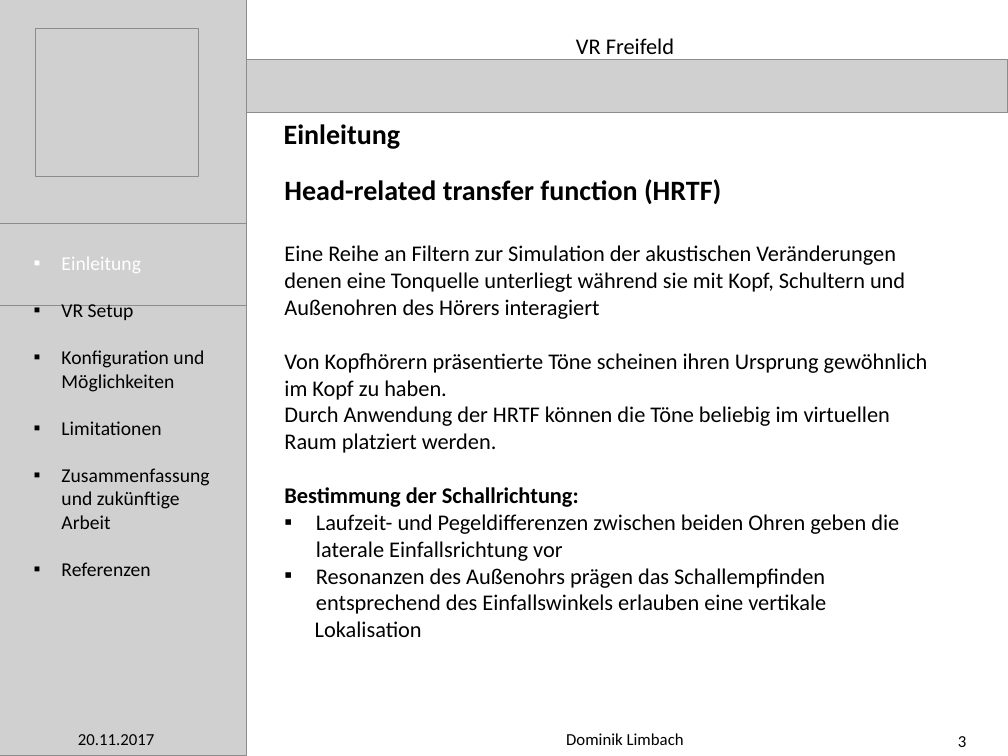
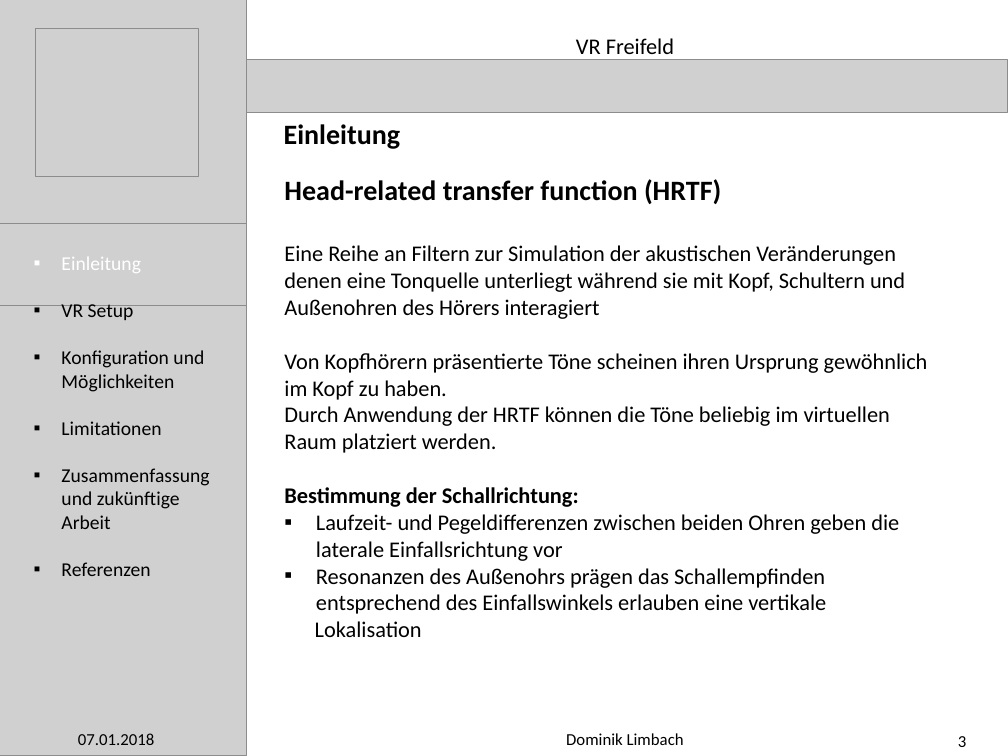
Before and after one commit to meistalampe/Work-, a slide deck: slide 3 of VR Freifeld Pr/VRFreilfeldÜberarbeitet.pptx. Drawn at 1008x756 pixels with LibreOffice and Linux fonts; fonts in the diff are those of the drawing; grey boxes stand for pictures. Boxes give left, top, right and bottom in pixels: in the first picture for what was removed or moved away, otherwise in the second. Text is boxed around its words. In the diff, an @@ line names an element or a change of style, - is before the commit and + after.

```diff
--- a/VR Freifeld Pr/VRFreilfeldÜberarbeitet.pptx
+++ b/VR Freifeld Pr/VRFreilfeldÜberarbeitet.pptx
@@ text at (78, 733, 154, 745): text changed @@
-20.11.2017
+07.01.2018
```
Also in this commit, not shown: 15 other slides changed, 18 other files.
